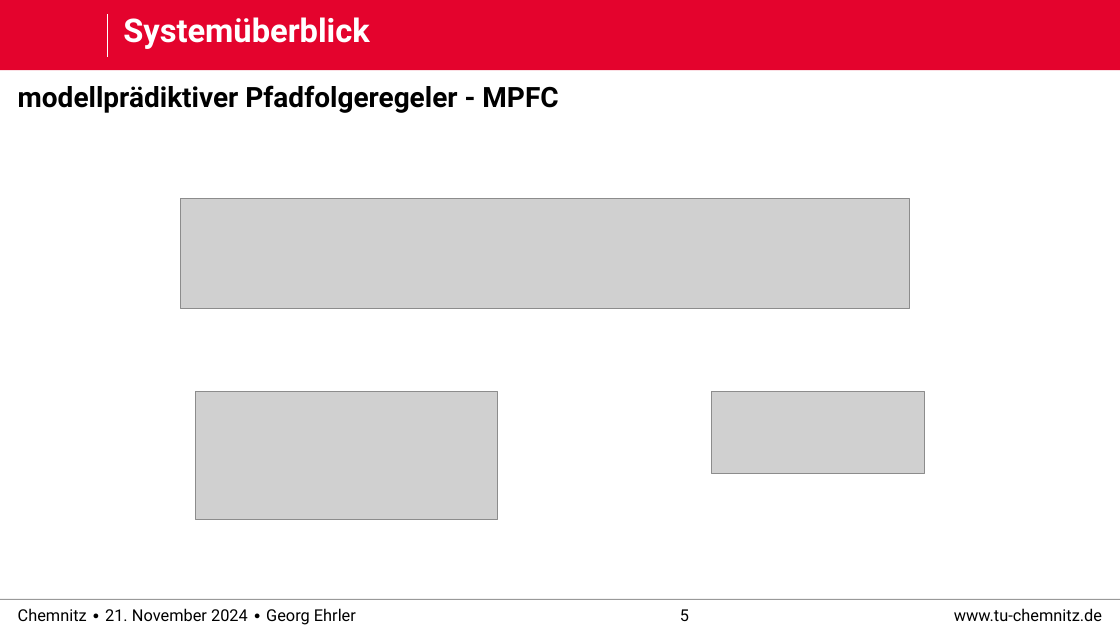
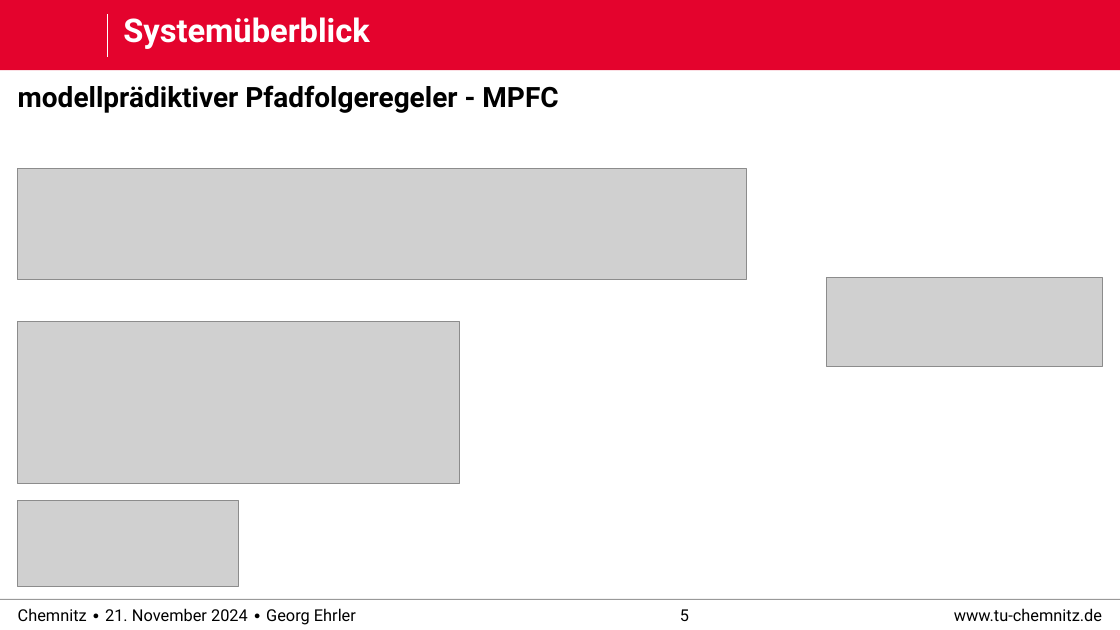
Before and after one commit to derEhrler/ACSDthesis_edited, a slide deck: slide 5 of defense/praktikum_defense.pptx. Drawn at 1120x630 pixels with LibreOffice and Linux fonts; fonts in the diff are those of the drawing; grey boxes stand for pictures; background and template pictures are left out. Boxes give left, top, right and bottom in pixels: in the first picture for what was removed or moved away, otherwise in the second. Text is boxed around its words. In the diff, an @@ line names an element or a change of style, - is before the commit and + after.

```diff
--- a/defense/praktikum_defense.pptx
+++ b/defense/praktikum_defense.pptx
@@ picture: place and size @@
-picture at [181, 198, 909, 308]
+picture at [18, 169, 746, 279]
@@ picture added at [827, 277, 1102, 366] @@
@@ picture added at [18, 322, 460, 484] @@
@@ picture removed at [196, 392, 497, 520] @@
@@ picture: place and size @@
-picture at [712, 392, 924, 474]
+picture at [18, 501, 239, 586]
```
Also in this commit, not shown: 12 other slides changed, 5 slides added, 5 slides removed, 7 other files.
